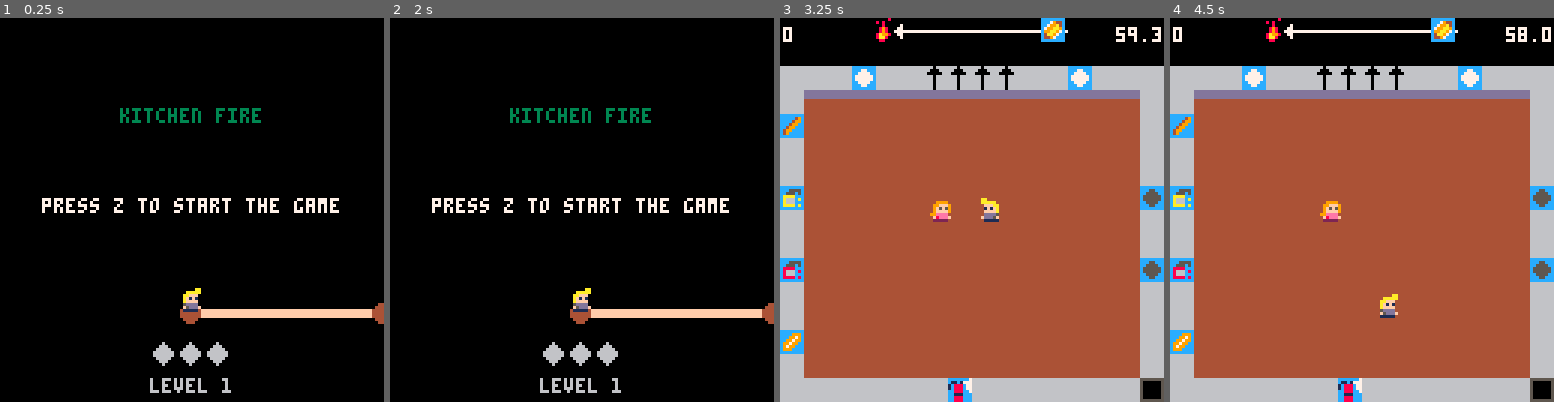
Above: before the commit, frames 1-4 (left to right).
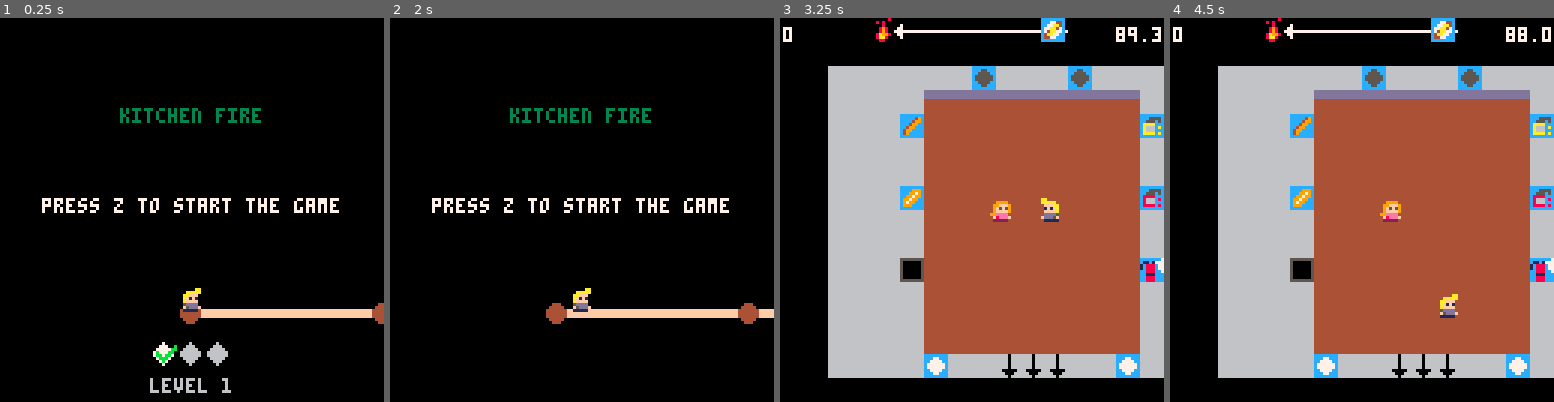
Above: after the commit, the same moments.

Repository: tducasse/kitchen-fire
Game: PICO-8 cartridge kitchen_fire.p8
Same seed, same stepped clock (60 frames per second), same inputs: the game is played once before the commit and once after it.
Inputs:
- Up to frame 1 (0.25 s): no input
- Up to frame 2 (2 s): tap X (X key) at 0.33, 1.07, 1.85 s; tap O (Z key) at 0.7, 1.7 s; hold Right from 1.6 s (still down)
- Up to frame 3 (3.25 s): release Right at 2.1 s; tap O (Z key) at 2.1, 2.5, 2.9 s; hold Up 2.15-2.42 s; hold Right 2.47-3.03 s; tap X (X key) at 2.97 s; hold Left from 3.08 s (still down)
- Up to frame 4 (4.5 s): tap O (Z key) at 3.3, 3.7, 4.1 s; release Left at 3.58 s; hold Down 3.63-3.97 s; hold Right from 4.02 s (still down); tap X (X key) at 4.08 s

The runs differ from the first frame. In frame 1, 0.2% of the frame differs, in the area x 39-47%, y 84-91%; in frame 2, 1.7%; in frame 3, 41%; in frame 4, 41%, in the area x 0-100%, y 0-100%.

Commit message:
Adjust difficulty, 3 levels

Diff:
--- a/game.lua
+++ b/game.lua
@@ -165,13 +165,13 @@
 			if time_cooking>burnt_timer+cooking_timer then
 				local burning=get_sprite_by_flag(pan_burning)
 				if burning then
-					sfx(burning_sound,3)
+					sfx(burning_sound,item.c)
 					mset(item.x,item.y,burning)
 				end
 				item.burnt=true
 			else
 				if not item.cooked then
-					sfx(about_to_burn_sound)
+					sfx(about_to_burn_sound,item.c)
 				end
 				local cooked=get_sprite_by_flag(pan_cooked)
 				if cooked then
@@ -204,9 +204,17 @@
 end
 
 
+function stop_burning_sounds()
+	for item in all(cooking) do
+		sfx(-1,item.c)
+	end
+end
+
+
 function end_game()
 	if start and not endt and time()-start>levels[level].duration then
 		music(-1, 300)
+		stop_burning_sounds()
 		endt=time()
 		if score>=levels[level].star3 then
 			rank=3
@@ -494,7 +502,8 @@
 
 
 function add_recipe()
-	local flag=rnd(recipes)
+	local to_pick_from=levels[level].recipes or recipes
+	local flag=rnd(to_pick_from)
 	add(current_recipes, get_sprite_by_flag(flag))
 end
 
@@ -511,7 +520,7 @@
 	end
 	if found then
 		sfx(right_sound)
-		score+=10-(#current_recipes-idx)
+		score+=20-(#current_recipes-idx)
 		del(current_recipes,player.bag.spr)
 		return 0
 	end
@@ -538,7 +547,7 @@
 		if new_spr then
 			sfx(drop_sound)
 			mset(tile.x,tile.y,new_spr)
-			add(cooking,{x=tile.x,y=tile.y,t=time()})
+			add(cooking,{x=tile.x,y=tile.y,t=time(),c=#cooking+2})
 		else
 			sfx(nope_sound)
 		end
@@ -553,6 +562,7 @@
 function remove_cooking(tile)
 	for k,item in ipairs(cooking) do
 		if item.x==tile.x and item.y==tile.y then
+			sfx(-1,item.c)
 			deli(cooking,k)
 		end
 	end
@@ -565,7 +575,6 @@
 		local new_spr=get_sprite_by_flag(pan)
 		if new_spr then
 			sfx(drop_sound)
-			sfx(-2,3)
 			mset(tile.x,tile.y,new_spr)
 			remove_cooking(tile)
 		else
--- a/kitchen_fire.p8
+++ b/kitchen_fire.p8
@@ -180,42 +180,42 @@
 00000102040810203028222426342c362e322a070606060600000000000c0b0a000d09030e0e0e0e0e0e0e0e000000000000000000000000000000000000000000000000000000000000000000000000000000000000000000000000000000000000000000000000000000000000000000000000000000000000000000000000
 0000000000000000000000000000000000000000000000000000000000000000000000000000000000000000000000000000000000000000000000000000000000000000000000000000000000000000000000000000000000000000000000000000000000000000000000000000000000000000000000000000000000000000
 __map__
-0000000018191a1a1a1a1a1a000000000000000018191a1a1a1a1a1a00000000000000000000000000000000000000000000000000000000000000000000000000000000000000000000000000000000000000000000000000000000000000000000000000000000000000000000000000000000000000000000000000000000
+0000000018191a1a1a1a1a1a000000000000000018191a1a1a1a1a1a000000000000000018191a1a1a1a1a1a000000000000000000000000000000000000000000000000000000000000000000000000000000000000000000000000000000000000000000000000000000000000000000000000000000000000000000000000
 0000000000000000000000000000000000000000000000000000000000000000000000000000000000000000000000000000000000000000000000000000000000000000000000000000000000000000000000000000000000000000000000000000000000000000000000000000000000000000000000000000000000000000
-0202020702021515151502020702020200252525252525252525252525252500000000000000000000000000000000000000000000000000000000000000000000000000000000000000000000000000000000000000000000000000000000000000000000000000000000000000000000000000000000000000000000000000
-0220202020202020202020202020200227210101010101010101010101011326000000000000000000000000000000000000000000000000000000000000000000000000000000000000000000000000000000000000000000000000000000000000000000000000000000000000000000000000000000000000000000000000
-2301010101010101010101010101010227010101012a24242424290101010126000000000000000000000000000000000000000000000000000000000000000000000000000000000000000000000000000000000000000000000000000000000000000000000000000000000000000000000000000000000000000000000000
-0201010101010101010101010101010227010101012b25252500272201010126000000000000000000000000000000000000000000000000000000000000000000000000000000000000000000000000000000000000000000000000000000000000000000000000000000000000000000000000000000000000000000000000
-0201010101010101010101010101010227010101010101010126270201010126000000000000000000000000000000000000000000000000000000000000000000000000000000000000000000000000000000000000000000000000000000000000000000000000000000000000000000000000000000000000000000000000
-0501010101010101010101010101012227230101010101010126270201010126000000000000000000000000000000000000000000000000000000000000000000000000000000000000000000000000000000000000000000000000000000000000000000000000000000000000000000000000000000000000000000000000
-0201010101010101010101010101010227020101010101010126272201010126000000000000000000000000000000000000000000000000000000000000000000000000000000000000000000000000000000000000000000000000000000000000000000000000000000000000000000000000000000000000000000000000
-020101010101010101010101010101022704010101010101012b280101010126000000000000000000000000000000000000000000000000000000000000000000000000000000000000000000000000000000000000000000000000000000000000000000000000000000000000000000000000000000000000000000000000
-0601010101010101010101010101012227010101012a29010101010101011426000000000000000000000000000000000000000000000000000000000000000000000000000000000000000000000000000000000000000000000000000000000000000000000000000000000000000000000000000000000000000000000000
-0201010101010101010101010101010227010101012627010101010101011426000000000000000000000000000000000000000000000000000000000000000000000000000000000000000000000000000000000000000000000000000000000000000000000000000000000000000000000000000000000000000000000000
-0201010101010101010101010101010227010101012627010101010101011426000000000000000000000000000000000000000000000000000000000000000000000000000000000000000000000000000000000000000000000000000000000000000000000000000000000000000000000000000000000000000000000000
-0401010101010101010101010101010227010101012627070202070101010126000000000000000000000000000000000000000000000000000000000000000000000000000000000000000000000000000000000000000000000000000000000000000000000000000000000000000000000000000000000000000000000000
-0201010101010101010101010101010227050202062600242424290101010126000000000000000000000000000000000000000000000000000000000000000000000000000000000000000000000000000000000000000000000000000000000000000000000000000000000000000000000000000000000000000000000000
-0202020202020221020202020202021300242424240000000000002424242400000000000000000000000000000000000000000000000000000000000000000000000000000000000000000000000000000000000000000000000000000000000000000000000000000000000000000000000000000000000000000000000000
-…(23 lines of a section not shown)…
+0000020202020202220202022202020200252525252525252525252525252500020502020202060202020202000000000000000000000000000000000000000000000000000000000000000000000000000000000000000000000000000000000000000000000000000000000000000000000000000000000000000000000000
+0000020202022020202020202020200227210101010101010101010101011326020101010101010101010102000000000000000000000000000000000000000000000000000000000000000000000000000000000000000000000000000000000000000000000000000000000000000000000000000000000000000000000000
+0000020202230101010101010101010527010101012a24242424290101010126020101010101010101010102000000000000000000000000000000000000000000000000000000000000000000000000000000000000000000000000000000000000000000000000000000000000000000000000000000000000000000000000
+0000020202020101010101010101010227010101012b25252500272201010226020101010101010101010107000000000000000000000000000000000000000000000000000000000000000000000000000000000000000000000000000000000000000000000000000000000000000000000000000000000000000000000000
+0000020202020101010101010101010227010101010101020226270201010226040101010101010101010102000000000000000000000000000000000000000000000000000000000000000000000000000000000000000000000000000000000000000000000000000000000000000000000000000000000000000000000000
+0000020202040101010101010101010627230101010101010226270201010226020101010101010101010102000000000000000000000000000000000000000000000000000000000000000000000000000000000000000000000000000000000000000000000000000000000000000000000000000000000000000000000000
+0000020202020101010101010101010227020101010101010126272201010126020101010101010101010102000000000000000000000000000000000000000000000000000000000000000000000000000000000000000000000000000000000000000000000000000000000000000000000000000000000000000000000000
+000002020202010101010101010101022704010101010101012b280101010126130202020201010101010102000000000000000000000000000000000000000000000000000000000000000000000000000000000000000000000000000000000000000000000000000000000000000000000000000000000000000000000000
+0000020202130101010101010101012127010101012a29010101010101011426000000000217171717171702000000000000000000000000000000000000000000000000000000000000000000000000000000000000000000000000000000000000000000000000000000000000000000000000000000000000000000000000
+0000020202020101010101010101010227010101012627010101010101011426000000000000000000000000000000000000000000000000000000000000000000000000000000000000000000000000000000000000000000000000000000000000000000000000000000000000000000000000000000000000000000000000
+0000020202020101010101010101010227010101012627010101010101011426000000000000000000000000000000000000000000000000000000000000000000000000000000000000000000000000000000000000000000000000000000000000000000000000000000000000000000000000000000000000000000000000
+0000020202020101010101010101010227010101012627070202070101010126000000000000000000000000000000000000000000000000000000000000000000000000000000000000000000000000000000000000000000000000000000000000000000000000000000000000000000000000000000000000000000000000
+0000020202020702021717170202070227050202062600242424290101010126000000000000000000000000000000000000000000000000000000000000000000000000000000000000000000000000000000000000000000000000000000000000000000000000000000000000000000000000000000000000000000000000
+0000000000000000000000000000000000242424240000000000002424242400000000000000000000000000000000000000000000000000000000000000000000000000000000000000000000000000000000000000000000000000000000000000000000000000000000000000000000000000000000000000000000000000
+…(23 lines of a section not shown)…
--- a/levels.lua
+++ b/levels.lua
@@ -1,29 +1,48 @@
 levels={
 	[1]={
-		rank=0,
+		recipes={40,48,36},
+		rank=1,
 		music=music_level_1,
-		star1=20,
-		star2=30,
-		star3=40,
+		star1=170,
+		star2=200,
+		star3=220,
 		duration=60,
+		recipe_time=5,
+		map_x=32,
+		map_y=0,
+		x=50,
+		y=60,
+		x2=70,
+		y2=60,
+		plates={{x=43,y=5}},
+		pans={}
+	},
+	[2]={
+		recipes={38,34,42,50},
+		rank=1,
+		music=music_level_2,
+		star1=90,
+		star2=120,
+		star3=170,
+		duration=90,
 		recipe_time=8,
 		map_x=0,
 		map_y=0,
-		x=30,
+		x=50,
 		y=60,
-		x2=50,
+		x2=70,
 		y2=60,
-		plates={{x=3,y=2},{x=12,y=2}},
-		pans={{x=15,y=7},{x=15,y=10}}
+		plates={{x=14,y=14},{x=6,y=14}},
+		pans={{x=8,y=2},{x=12,y=2}}
 	},
-	[2]={
+	[3]={
 		rank=0,
-		music=music_level_2,
-		star1=20,
-		star2=40,
-		star3=60,
-		duration=90,
-		recipe_time=8,
+		music=music_level_3,
+		star1=90,
+		star2=120,
+		star3=170,
+		duration=120,
+		recipe_time=9,
 		map_x=16,
 		map_y=0,
 		x=30,
@@ -32,22 +51,5 @@
 		y2=60,
 		plates={{x=23,y=13},{x=26,y=13}},
 		pans={{x=27,y=5},{x=27,y=8}}
-	},
-	[3]={
-		rank=0,
-		music=music_level_3,
-		star1=30,
-		star2=50,
-		star3=70,
-		duration=60,
-		recipe_time=5,
-		map_x=0,
-		map_y=0,
-		x=30,
-		y=60,
-		x2=50,
-		y2=60,
-		plates={{x=3,y=2},{x=12,y=2}},
-		pans={{x=15,y=7},{x=15,y=10}}
 	}
 }
Not shown, changed: the sound effects (__sfx__) section of kitchen_fire.p8
